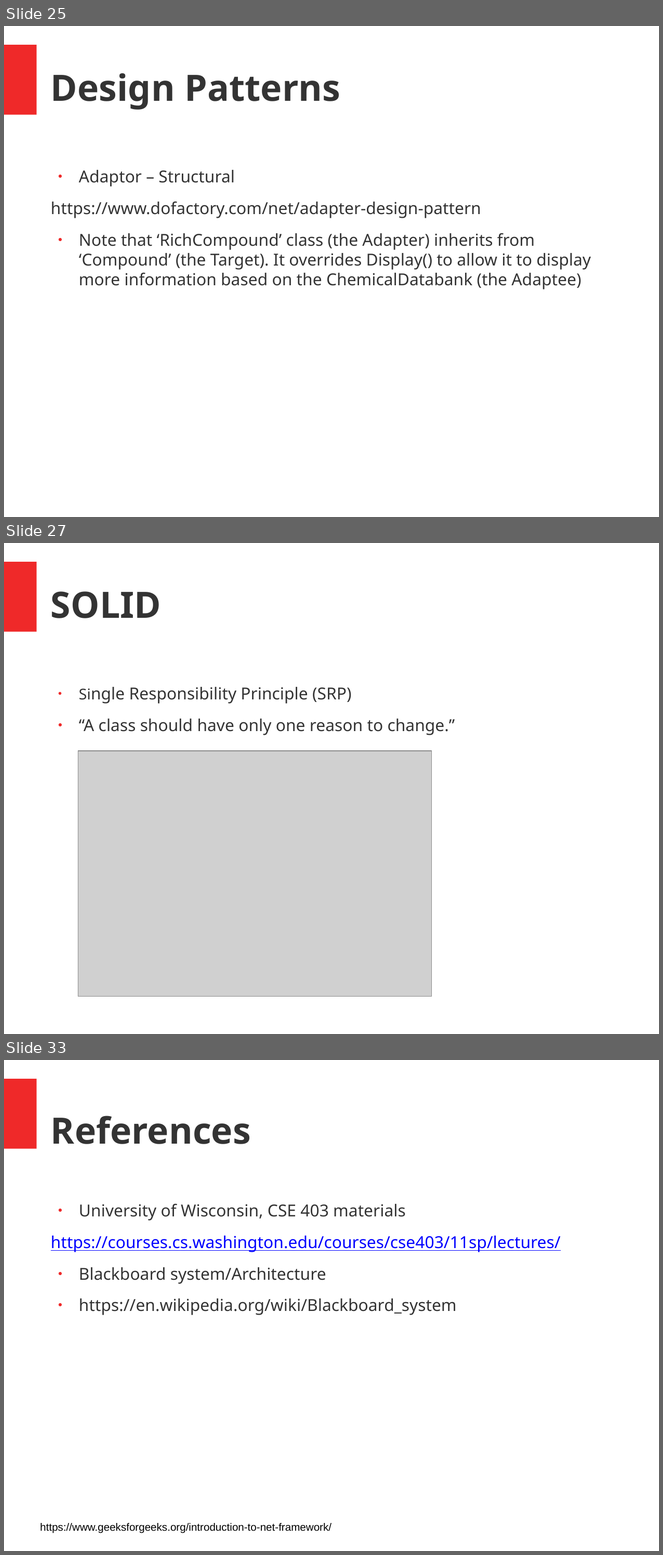
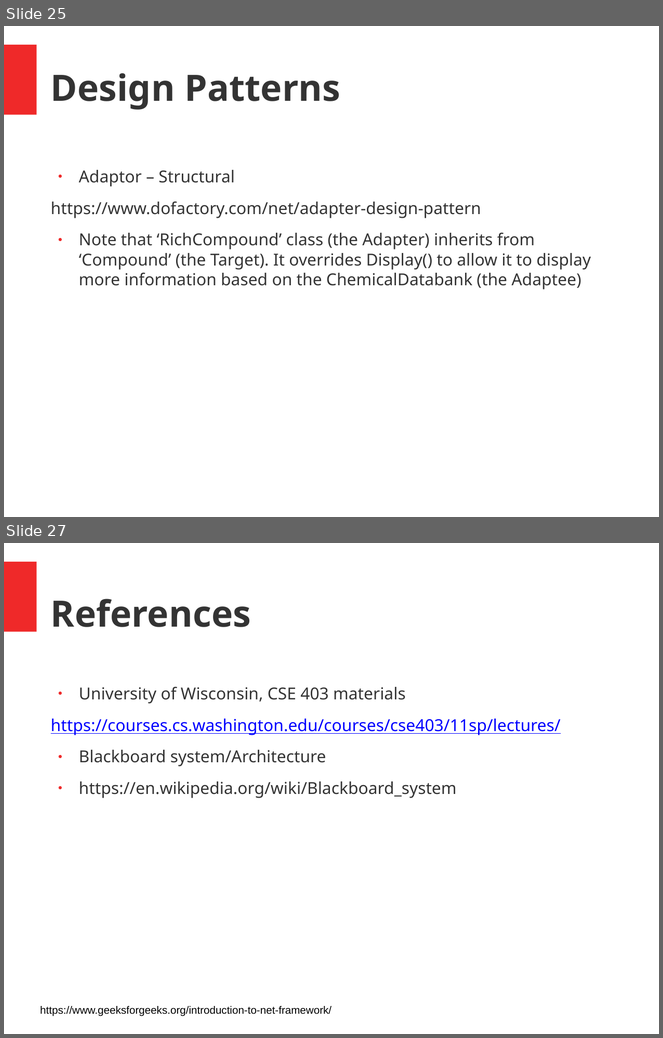
Before and after one commit to juschan/CSharp_ASPNET_Coaching, a slide deck: SE_Intro.pptx. Shown one above the other, each under a label of ours: slides 25, 27 and 33 before the commit, slides 25 and 27 after it; the slides between them are not shown. The pictures are 663x1555 and 663x1038 pixels, drawn with LibreOffice and Linux fonts; fonts in the diff are those of the drawing; grey boxes stand for pictures. Boxes give left, top, right and bottom in pixels: in the first picture for what was removed or moved away, otherwise in the second. Text is boxed around its words. In the diff, an @@ line names an element or a change of style, - is before the commit and + after.

```diff
--- a/SE_Intro.pptx
+++ b/SE_Intro.pptx
@@ slide 27 removed at (x1=4, y1=543, x2=659, y2=1034), background #FFFFFF; not listed: 1 template element that a slide beside it also shows @@
@@ text removed at (x1=51, y1=591, x2=161, y2=618) @@
-SOLID
@@ text removed at (x1=79, y1=687, x2=455, y2=735) @@
-● Single Responsibility Principle (SRP)
-● “A class should have only one reason to change.”
@@ picture removed at (x1=78, y1=751, x2=432, y2=996) @@
@@ what was slide 33 is now slide 27 @@
```
Also in this commit, not shown: 2 slides changed, 5 other slides removed.
